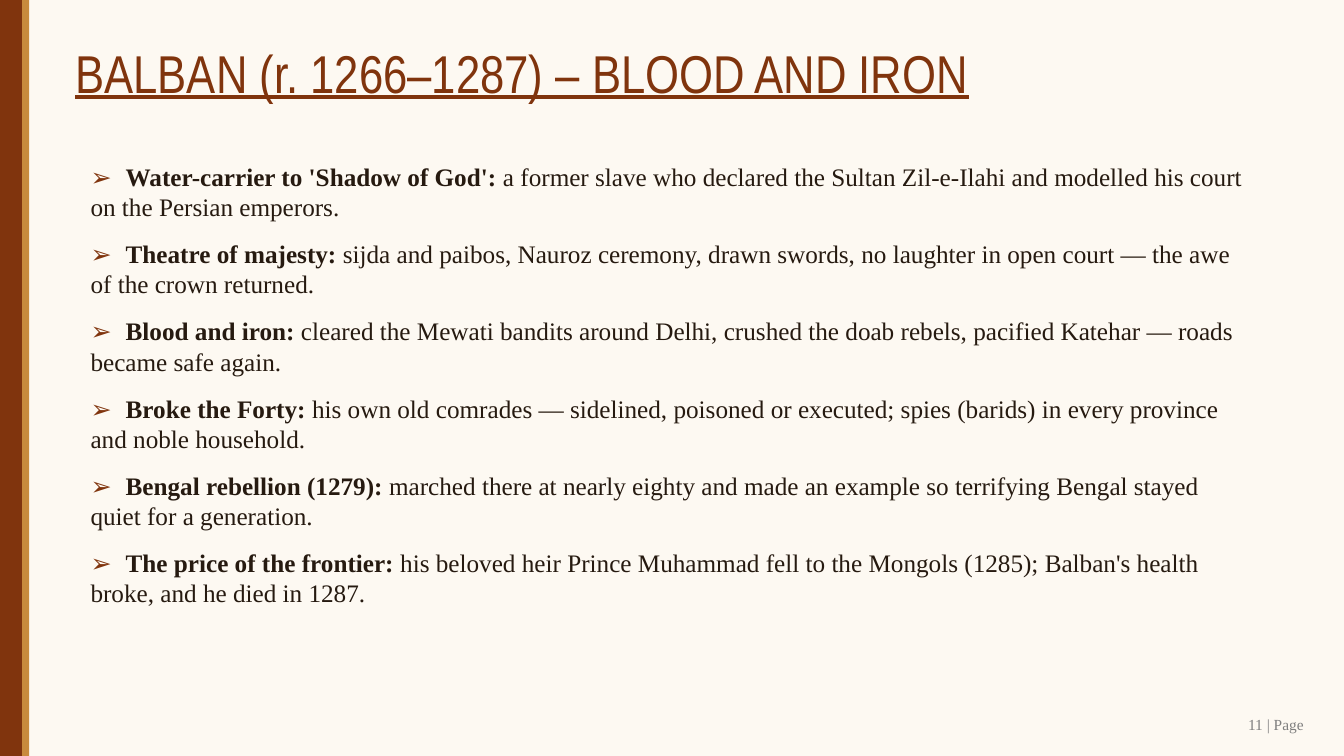
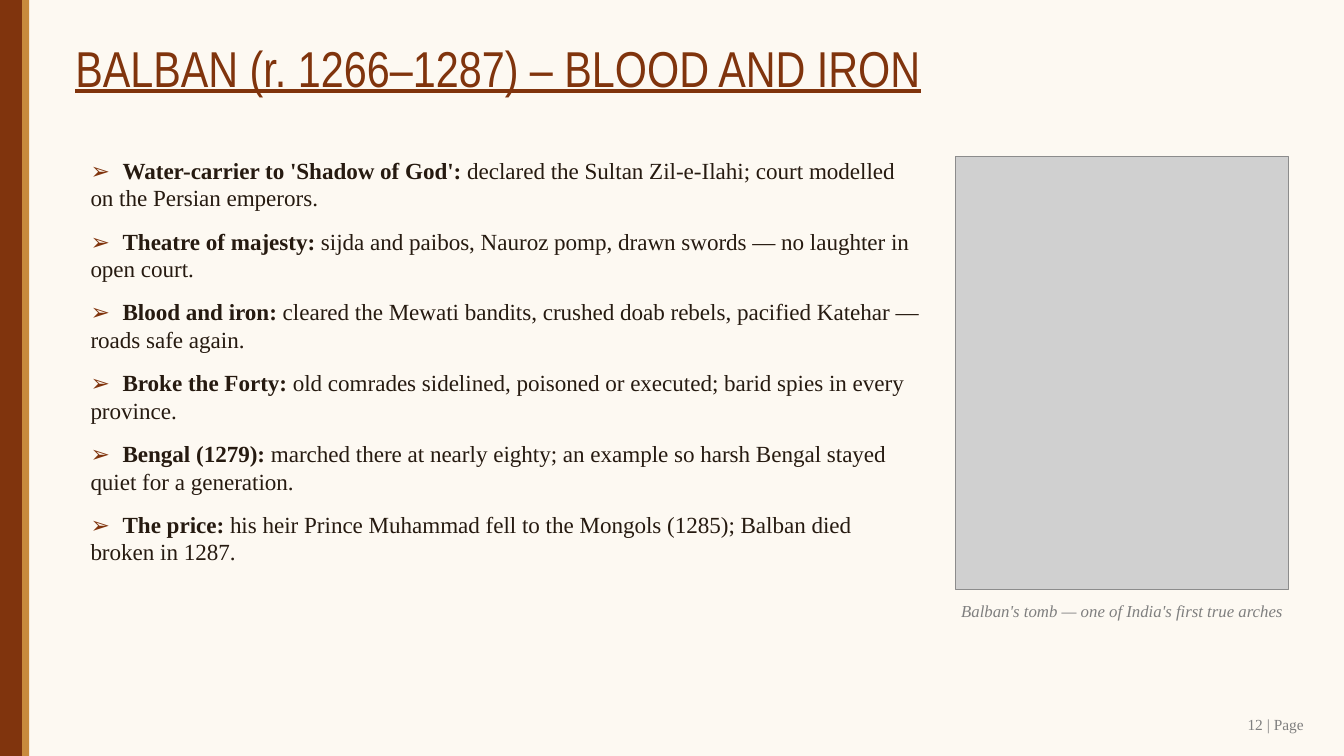
Before and after one commit to SangamSitapuri07/SIH, a slide deck: slide 12 of assignment/Slave_Dynasty_Mamluk_Presentation.pptx (slide 11 before the commit). Drawn at 1344x756 pixels with LibreOffice and Linux fonts; fonts in the diff are those of the drawing; grey boxes stand for pictures. Boxes give left, top, right and bottom in pixels: in the first picture for what was removed or moved away, otherwise in the second. Text is boxed around its words. In the diff, an @@ line names an element or a change of style, - is before the commit and + after.

```diff
--- a/assignment/Slave_Dynasty_Mamluk_Presentation.pptx
+++ b/assignment/Slave_Dynasty_Mamluk_Presentation.pptx
@@ text "BALBAN (r. 1266–1287) – BLOOD ..." at <box>75,50,920,97</box>: size 38 to 36 pt @@
@@ text at <box>91,162,909,561</box>: text changed; size 18 to 16.5 pt @@
-➢ Water-carrier to 'Shadow of God': a former slave who declared the Sultan Zil-e-Ilahi and modelled his court on the Persian emperors.
-➢ Theatre of majesty: sijda and paibos, Nauroz ceremony, drawn swords, no laughter in open court — the awe of the crown returned.
-➢ Blood and iron: cleared the Mewati bandits around Delhi, crushed the doab rebels, pacified Katehar — roads became safe again.
-➢ Broke the Forty: his own old comrades — sidelined, poisoned or executed; spies (barids) in every province and noble household.
-➢ Bengal rebellion (1279): marched there at nearly eighty and made an example so terrifying Bengal stayed quiet for a generation.
-➢ The price of the frontier: his beloved heir Prince Muhammad fell to the Mongols (1285); Balban's health broke, and he died in 1287.
+➢ Water-carrier to 'Shadow of God': declared the Sultan Zil-e-Ilahi; court modelled on the Persian emperors.
+➢ Theatre of majesty: sijda and paibos, Nauroz pomp, drawn swords — no laughter in open court.
+➢ Blood and iron: cleared the Mewati bandits, crushed doab rebels, pacified Katehar — roads safe again.
+➢ Broke the Forty: old comrades sidelined, poisoned or executed; barid spies in every province.
+➢ Bengal (1279): marched there at nearly eighty; an example so harsh Bengal stayed quiet for a generation.
+➢ The price: his heir Prince Muhammad fell to the Mongols (1285); Balban died broken in 1287.
@@ picture added at <box>956,156,1289,590</box> @@
@@ text added at <box>961,605,1282,621</box>, 12 pt, text #7F7F7F, italic @@
+Balban's tomb — one of India's first true arches
@@ text at <box>1248,720,1304,733</box>: text changed @@
-11 | Page
+12 | Page
```
Also in this commit, not shown: 15 other slides changed, 1 slide added, 8 other files.
